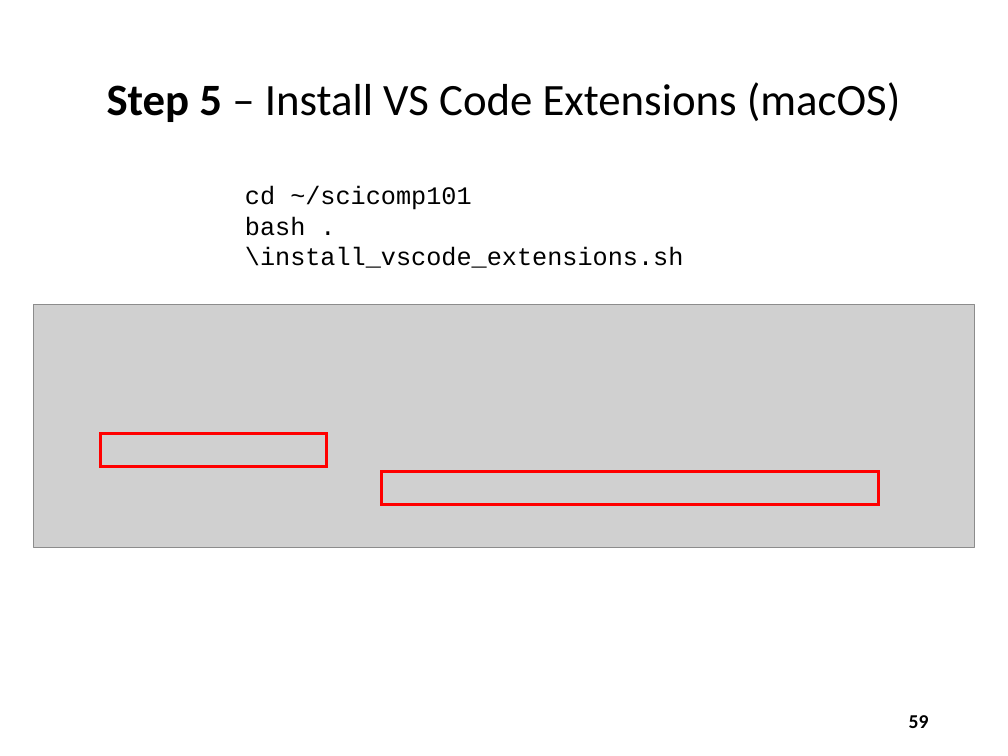
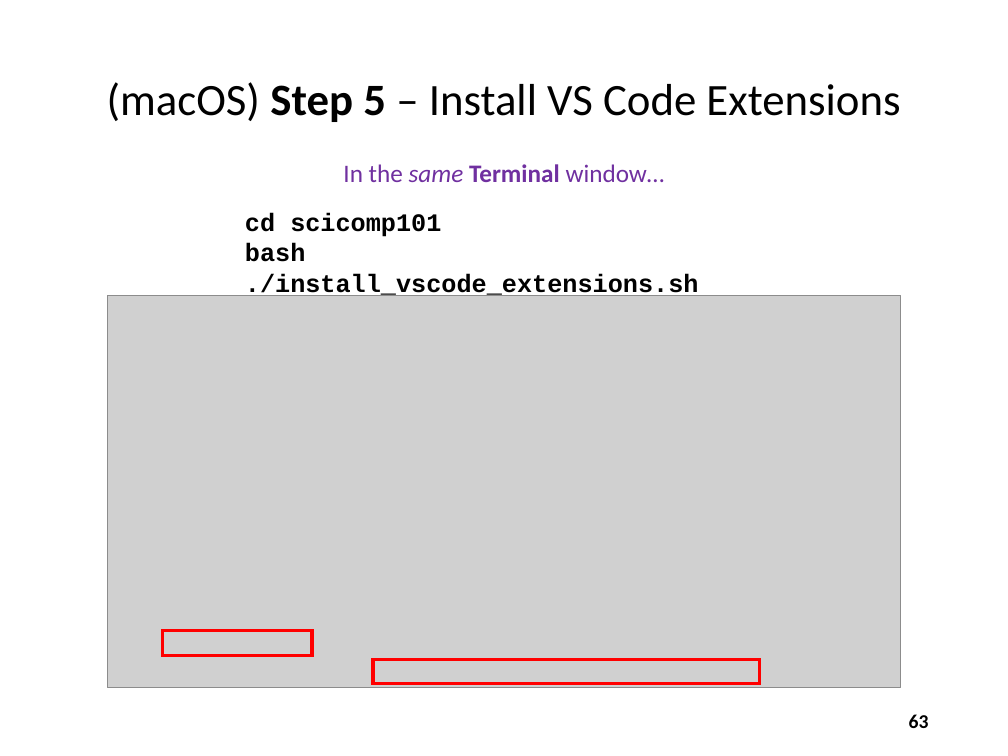
Before and after one commit to dbiersach/scicomp101, a slide deck: slide 63 of Session 01 - Introducing Scientific Computing/Session 01 - Introducing Scientific Computing.pptx (slide 59 before the commit). Drawn at 1008x756 pixels with LibreOffice and Linux fonts; fonts in the diff are those of the drawing; grey boxes stand for pictures. Boxes give left, top, right and bottom in pixels: in the first picture for what was removed or moved away, otherwise in the second. Text is boxed around its words. In the diff, an @@ line names an element or a change of style, - is before the commit and + after.

Commit message:
Update install steps

```diff
--- a/Session 01 - Introducing Scientific Computing/Session 01 - Introducing Scientific Computing.pptx
+++ b/Session 01 - Introducing Scientific Computing/Session 01 - Introducing Scientific Computing.pptx
@@ title at box(107, 82, 900, 122): text changed @@
-Step 5 – Install VS Code Extensions (macOS)
+(macOS) Step 5 – Install VS Code Extensions
@@ text added at box(343, 164, 665, 182), 18 pt, text #7030A0 @@
+In the same Terminal window…
@@ text at box(245, 213, 699, 300): text changed; bold on @@
-cd ~/scicomp101
-bash .\install_vscode_extensions.sh
+cd scicomp101
+bash ./install_vscode_extensions.sh
@@ picture: place and size @@
-picture at box(33, 304, 975, 547)
+picture at box(107, 295, 900, 688)
@@ rectangle: place and size @@
-rectangle at box(101, 433, 327, 467)
+rectangle at box(162, 631, 311, 655)
@@ rectangle: place and size @@
-rectangle at box(382, 472, 879, 505)
+rectangle at box(373, 659, 759, 683)
@@ page number at box(909, 714, 929, 728): text changed @@
-59
+63
```
Also in this commit, not shown: 14 other slides changed, 2 slides added.
